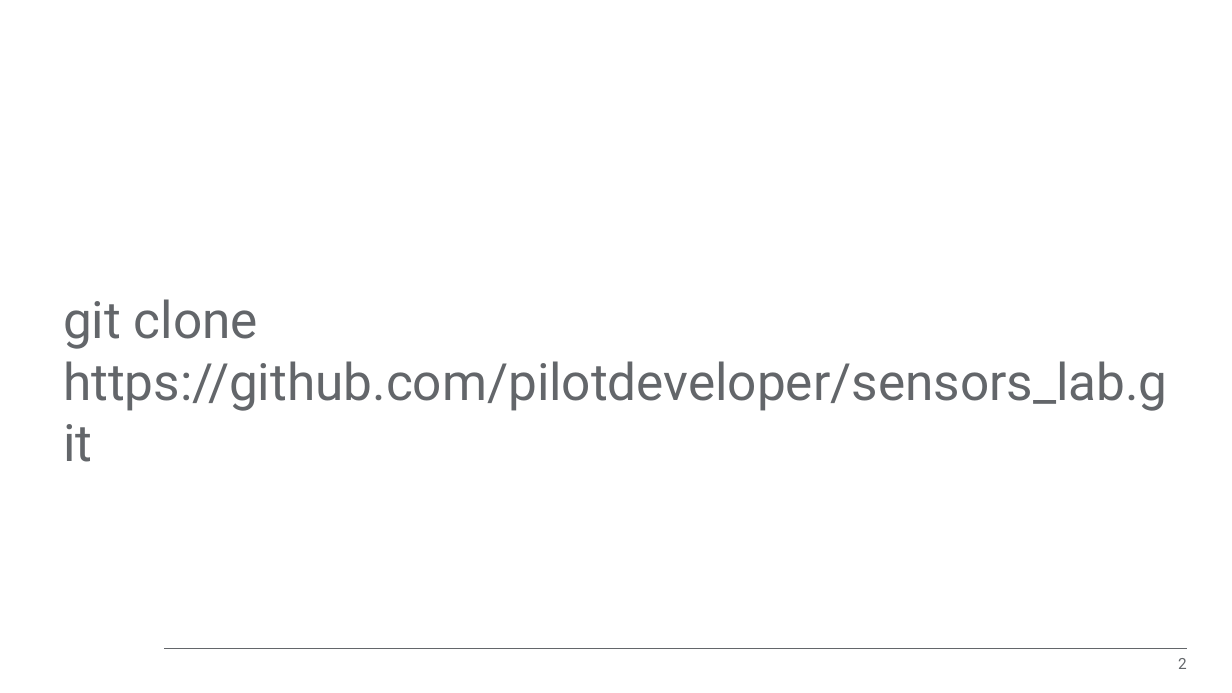
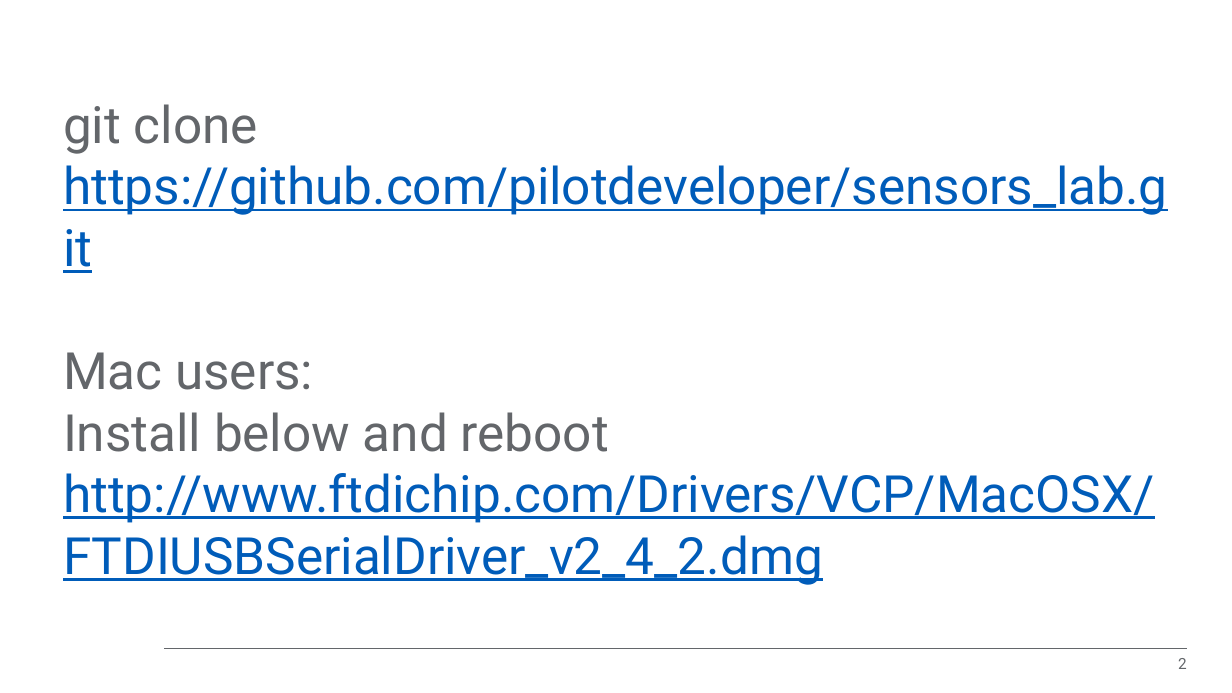
Before and after one commit to pilotdeveloper/sensors_lab, a slide deck: slide 2 of class-guide.pptx. Drawn at 1232x693 pixels with LibreOffice and Linux fonts; fonts in the diff are those of the drawing; background and template pictures are left out. Boxes give left, top, right and bottom in pixels: in the first picture for what was removed or moved away, otherwise in the second. Text is boxed around its words. In the diff, an @@ line names an element or a change of style, - is before the commit and + after.

Commit message:
updated slides

```diff
--- a/class-guide.pptx
+++ b/class-guide.pptx
@@ text "git clone https://github.com/pilotdeveloper/sensors_lab.git": place and size @@
-text "git clone https://github.com/pilotdeveloper/sensors_lab.git" at bbox=[63, 299, 1168, 411]
+text "git clone https://github.com/pilotdeveloper/sensors_lab.git" at bbox=[63, 104, 1168, 585]
@@ text at bbox=[63, 104, 1168, 215]: text colour #63666A to #005CB9, underline on in "https://github.com/pilotdeveloper/sensors_lab.git" @@
@@ text at bbox=[63, 352, 1154, 585]: paragraphs added @@
+Mac users:
+Install below and reboot http://www.ftdichip.com/Drivers/VCP/MacOSX/FTDIUSBSerialDriver_v2_4_2.dmg
```
